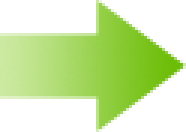
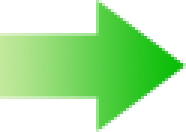
Layer changes from the first 186×132 image to the second:
added layer "Layer 2" above "Layer 1" over box(0, 0, 186, 132)
hid "Layer 1", painted on it, unmasked it over box(0, 0, 186, 132)
